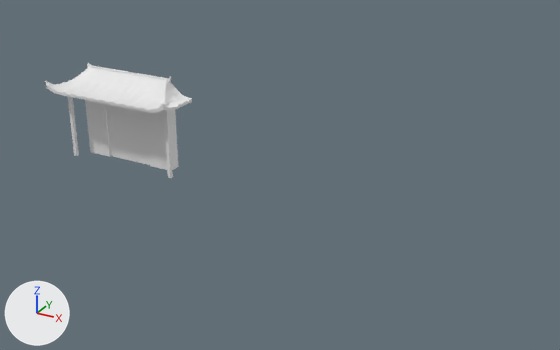
Renders of the OBJ model projects/Project Dragon/res/model/side_buildings.obj from each side of a commit.
Before and after are seen from a 50 mm camera at (6.45, -6.58, 4.05) aimed at (2.27, 1.03, 0.24). Arrows for +X, +Y and +Z are at lower left; the lights stay in place. Where no turn or scale is listed for an object, it has been applied to the vertices. Vertices at the same position are counted once.

The first picture shows 'Cube', 'Cube.001_Cube.003', 'Cube.002_Cube.001', 'Cube.003_Cube.002'.
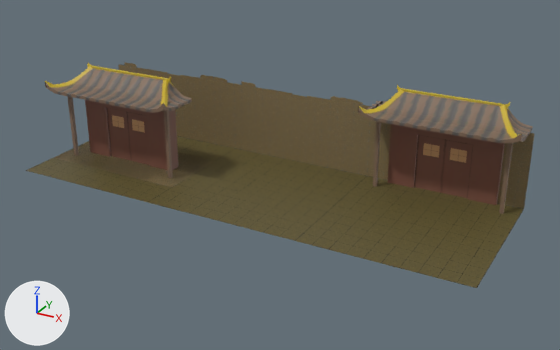
The newer file is also turned or shifted as a whole; pictures and numbers use the older file's frame.

Pixel boxes (x1, y1, x2, y2) of what changed, in the pictures (560 x 350 px; the box of a moved part takes in the faces that stretch with it):
'Plane.005', added (brown): after (295, 176, 524, 288)
'Plane.004', added (brown): after (148, 148, 366, 241)
'Plane.002', added (brown): after (234, 81, 370, 176)
'Cube.007', added (brown): after (388, 124, 505, 205)
'Cube.004', added: after (358, 85, 533, 144)
'Plane.006', added (brown): after (118, 62, 235, 148)
'Cube.001_Cube.003', recoloured: (45, 63, 192, 113) in both
'Plane', added (brown): after (26, 136, 235, 202)
'Plane.003', added (brown): after (367, 106, 534, 209)
'Plane.001', added (brown): after (54, 142, 213, 187)
'Cube.006', added: after (499, 143, 513, 214)
'Cube.005', added: after (373, 122, 381, 187)
part 1 of me_cube, cut back: (68, 97, 79, 156) in both
part 2 of me_cube_002_cube_001, cut back: (164, 111, 173, 178) in both
part 3 of me_cube_003_cube_002, moved or reshaped: before (85, 100, 178, 170); after (85, 100, 179, 170)

Diff of the bpy script that builds the scene:
```diff
--- a/projects/Project Dragon/res/model/side_buildings.obj.py
+++ b/projects/Project Dragon/res/model/side_buildings.obj.py
@@ me_cube @@
-me_cube.from_pydata(...)  # 8 vertices, 12 faces; spans x -0.812..-0.767, y 0.744..0.789, z 0.0..0.971
+me_cube.from_pydata(...)  # 8 vertices, 6 faces; spans x -0.812..-0.767, y 0.744..0.789, z 0.0..0.971
+# me_cube part 1
+# 12 faces are deleted
+# 6 new faces join them
+me_cube.materials.append(mat_material_004)  # picture img_side_building_png
@@ me_cube_001_cube_003 @@
 me_cube_001_cube_003.from_pydata(...)  # 531 vertices, 1055 faces, 11 loose edges; spans x -0.96..0.95, y 0.51..1.1, z 0.95..1.26
+me_cube_001_cube_003.materials.append(mat_material_003)  # picture img_side_building_png
@@ me_cube_002_cube_001 @@
-me_cube_002_cube_001.from_pydata(...)  # 8 vertices, 12 faces; spans x 0.775..0.82, y 0.744..0.789, z 0.0..0.971
+me_cube_002_cube_001.from_pydata(...)  # 8 vertices, 6 faces; spans x 0.775..0.82, y 0.744..0.789, z 0.0..0.971
+# me_cube_002_cube_001 part 2
+# 12 faces are deleted
+# 6 new faces join them
+me_cube_002_cube_001.materials.append(mat_material_006)  # picture img_side_building_png
@@ me_cube_003_cube_002 @@
-me_cube_003_cube_002.from_pydata(...)  # 35 vertices, 60 faces; spans x -0.69..0.688, y 0.935..1.097, z 0.0..1.056
+me_cube_003_cube_002.from_pydata(...)  # 35 vertices, 30 faces; spans x -0.689..0.689, y 0.935..1.097, z 0.0..1.056
+# me_cube_003_cube_002 part 3: 8 vertices moved within x 0.344, y 0.935..1.097, z 0.0..1.056; 27 vertices removed from x -0.69..0.688, y 0.935..1.097, z 0.0..1.056; 27 vertices added at x -0.689..0.689, y 0.935..1.097, z 0.0..1.056
+me_cube_003_cube_002.materials.append(mat_material_005)  # picture img_side_building_png
@@ ob_plane_006 @@
+ob_plane_006 = bpy.data.objects.new('Plane.006', me_plane_006)  # 30 vertices, 1 face; spans x -1.0..1.0, y 1.0, z 0.0..1.0; in mat_material_002 (picture img_wall_png)
+ob_plane_006.location = (0.0, 1.027, 0.0)
@@ ob_plane_005 @@
+ob_plane_005 = bpy.data.objects.new('Plane.005', me_plane_005)  # 4 vertices, 1 face; spans x 3.0..5.0, y -1.0..1.0, z 0.0; in mat_material_001 (picture img_floor_png)
+ob_plane_005.location = (0.0, 1.027, 0.0)
@@ ob_plane_004 @@
+ob_plane_004 = bpy.data.objects.new('Plane.004', me_plane_004)  # 4 vertices, 1 face; spans x 1.0..3.0, y -1.0..1.0, z 0.0; in mat_material_001 (picture img_floor_png)
+ob_plane_004.location = (0.0, 1.027, 0.0)
@@ ob_plane_003 @@
+ob_plane_003 = bpy.data.objects.new('Plane.003', me_plane_003)  # 30 vertices, 1 face; spans x 3.0..5.0, y 1.0, z 0.0..1.0; in mat_material_002 (picture img_wall_png)
+ob_plane_003.location = (0.0, 1.027, 0.0)
@@ ob_plane_002 @@
+ob_plane_002 = bpy.data.objects.new('Plane.002', me_plane_002)  # 30 vertices, 1 face; spans x 1.0..3.0, y 1.0, z 0.0..1.0; in mat_material_002 (picture img_wall_png)
+ob_plane_002.location = (0.0, 1.027, 0.0)
@@ ob_plane_001 @@
+ob_plane_001 = bpy.data.objects.new('Plane.001', me_plane_001)  # 30 vertices, 1 face; spans x -1.0..1.0, y -0.5..0.5, z 0.0; in mat_material_002 (picture img_wall_png)
+ob_plane_001.location = (0.0, 1.027, 0.0)
@@ ob_plane @@
+ob_plane = bpy.data.objects.new('Plane', me_plane)  # 4 vertices, 1 face; spans x -1.0..1.0, y -1.0..1.0, z 0.0; in mat_material_001 (picture img_floor_png)
+ob_plane.location = (0.0, 1.027, 0.0)
@@ ob_cube_007 @@
+ob_cube_007 = bpy.data.objects.new('Cube.007', me_cube_007)  # 35 vertices, 30 faces; spans x 3.307..4.685, y 0.935..1.097, z 0.0..1.056; in mat_material_005 (picture img_side_building_png)
+ob_cube_007.location = (0.0, 1.027, 0.0)
@@ ob_cube_006 @@
+ob_cube_006 = bpy.data.objects.new('Cube.006', me_cube_006)  # a box spanning x 4.772..4.817, y 0.744..0.789, z 0.0..0.971; in mat_material_006 (picture img_side_building_png)
+ob_cube_006.location = (0.0, 1.027, 0.0)
@@ ob_cube_005 @@
+ob_cube_005 = bpy.data.objects.new('Cube.005', me_cube_005)  # a box spanning x 3.185..3.23, y 0.744..0.789, z 0.0..0.971; in mat_material_004 (picture img_side_building_png)
+ob_cube_005.location = (0.0, 1.027, 0.0)
@@ ob_cube_004 @@
+ob_cube_004 = bpy.data.objects.new('Cube.004', me_cube_004)  # 531 vertices, 1055 faces, 11 loose edges; spans x 3.04..4.95, y 0.51..1.1, z 0.95..1.26; in mat_material_003 (picture img_side_building_png)
+ob_cube_004.location = (0.0, 1.027, 0.0)
```
